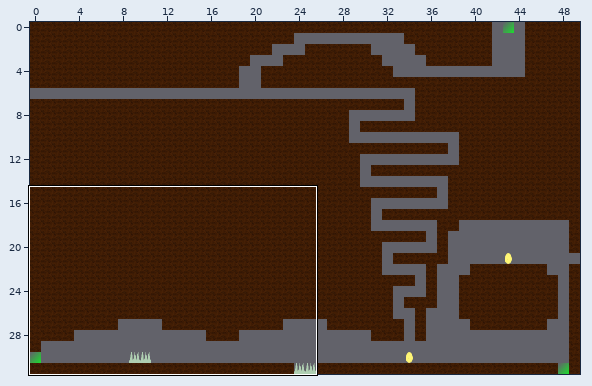
Two versions of a level (Tiled map (JSON), src/maps/map3.json). Above, an overview of the earlier version with the close-up marked.
Close-up. First the earlier version:
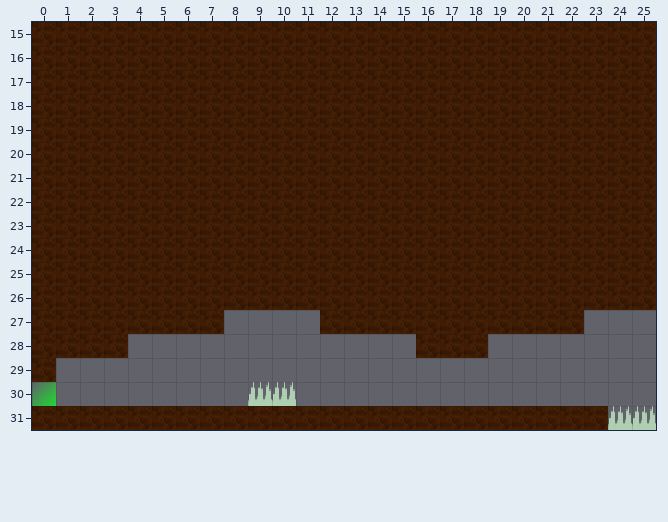
Cells are 16x16 px. Shown: x 0..25, y 15..31. The commit also changed other parts of the map, which this record leaves out.
The result:
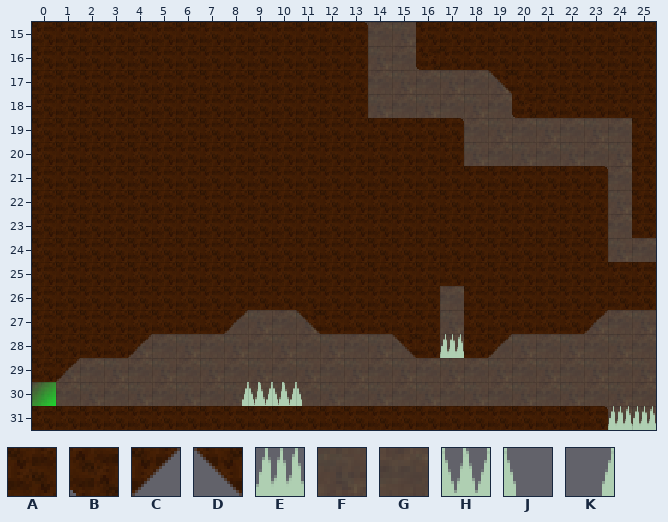
Key: from "tileground": A 0, B 9 turned 180, C 10, D 10 flipped left-right, E 17, F 20, G 21, H 25, J 26, K 26 flipped left-right.
_ is an empty cell.
Objects are placed by their top-left corner, in cells (3,4 is the top-left corner of cell 3,4); size is 1x1 cell unless given.
See-through tiles are keyed as they look on the map.
What changed:
layer "back" opacity 100% -> 50%
Layer "back":
y 15: x 14..15 __ -> GF
y 16: x 14..16 ___ -> FGF
y 17: x 14..19 ______ -> GFGFGF
y 18: x 14..20 _______ -> FGFGFGF
y 19: x 18..24 _______ -> GFGFGFG
y 20: x 18..24 _______ -> FGFGFGF
y 21: x 24 _ -> G
y 22: x 24 _ -> F
y 23: x 24 _ -> G
y 24: x 24..25 __ -> FG
y 26: x 17 _ -> G
y 27: x 8..11 ____ -> GFGF; x 17 _ -> F; x 23..25 ___ -> FGF
y 28: x 4..15 ____________ -> FGFGFGFGFGFG; x 17 _ -> G; x 19..25 _______ -> GFGFGFG
y 29: x 1..25 _________________________ -> FGFGFGFGFGFGFGFGFGFGFGFGF
y 30: x 0..25 __________________________ -> FGFGFGFGFGFGFGFGFGFGFGFGFG
y 31: x 24..25 __ -> GF
Layer "collideGround":
y 15: x 14..15 AA -> __
y 16: x 14..16 AAA -> __B
y 17: x 14..19 AAAAAA -> _____D
y 18: x 14..20 AAAAAAA -> ______B
y 19..20: x 18..24 AAAAAAA -> _______
y 21..23: x 24 A -> _
y 24: x 24..25 AA -> __
y 26: x 17 A -> _
y 27: x 8 _ -> C; x 11 _ -> D; x 17 A -> _; x 23 _ -> C
y 28: x 4 _ -> C; x 15 _ -> D; x 17 A -> _; x 19 _ -> C
y 29: x 1 _ -> C
y 30: x 8..11 _EE_ -> KHHJ
Layer "enemies" (added):
added: E at 17,28
